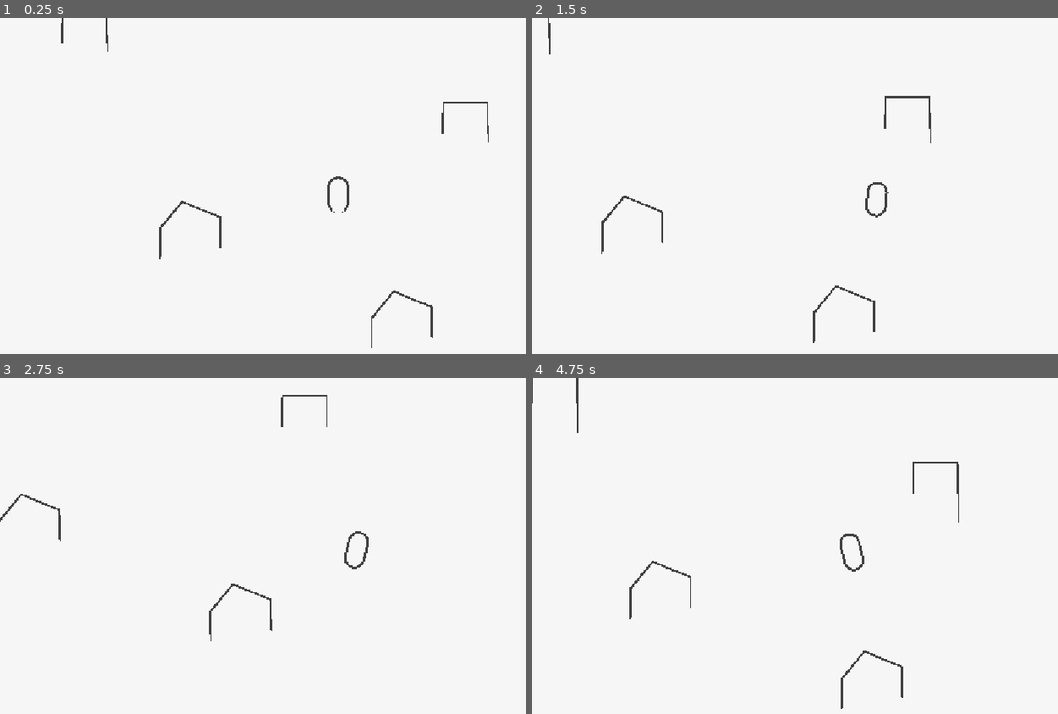
Above: before the commit, frames 1-4 (two rows, left to right).
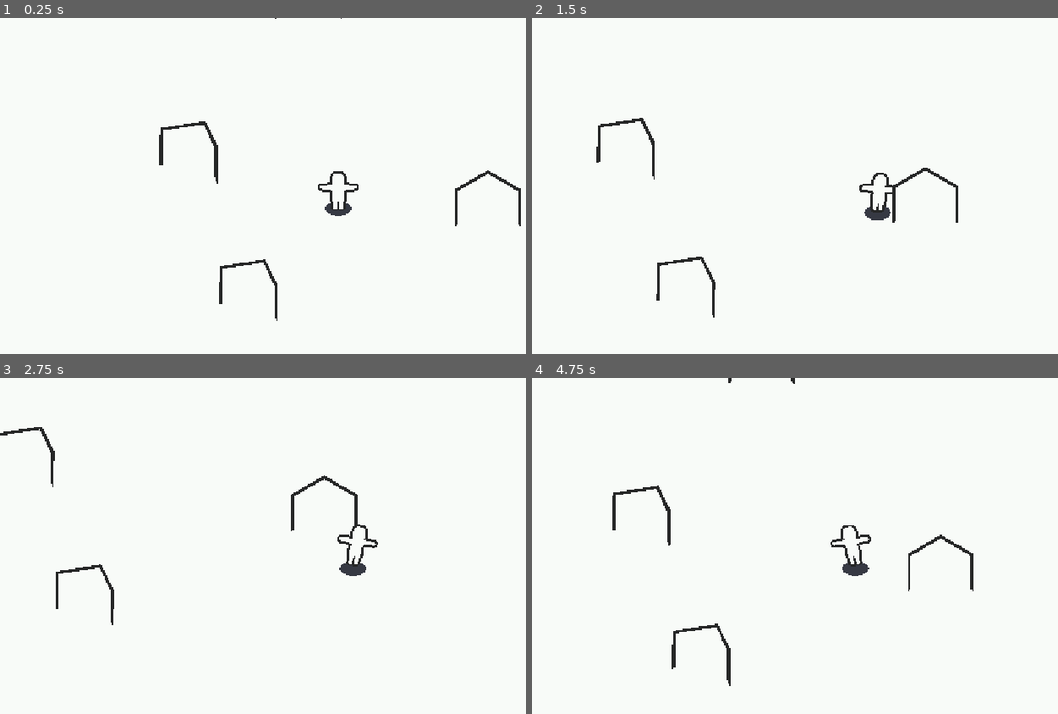
Above: after the commit, the same moments.

Repository: icehelmdev/poll-itical
Game: Godot game, scene res://scenes/main/main.tscn
Same seed, same stepped clock (60 frames per second), same inputs: the game is played once before the commit and once after it.
Inputs:
- Up to frame 1 (0.25 s): no input
- Up to frame 2 (1.5 s): tap Enter at 0.5 s; hold D (move_right) 0.53-1.28 s; hold S (move_back) from 1.28 s (still down)
- Up to frame 3 (2.75 s): release S (move_back) at 2.03 s; hold D (move_right) from 2.03 s (still down)
- Up to frame 4 (4.75 s): release D (move_right) at 2.78 s; hold W (move_forward) 2.78-3.53 s; hold A (move_left) from 3.53 s (still down)

The runs differ from the first frame. In frame 1, 1.6% of the frame differs, in the area x 11-100%, y 0-99%; in frame 2, 1.5%; in frame 3, 1.4%; in frame 4, 1.7%, in the area x 0-84%, y 0-99%.

Commit message:
changed the outline material

Diff:
--- a/materials/outline.tres
+++ /dev/null
@@ -1,10 +0,0 @@
-[gd_resource type="ShaderMaterial" load_steps=2 format=3]
-
-[ext_resource type="Shader" path="res://shaders/outline.gdshader" id="1_shader"]
-
-[resource]
-render_priority = 0
-shader = ExtResource("1_shader")
-shader_parameter/outline_color = Color(0.2117647, 0.2117647, 0.2117647, 1)
-shader_parameter/outline_width = 2.0
-shader_parameter/use_vertex_direction = false
--- a/materials/outline_hard_edges.tres
+++ b/materials/outline_hard_edges.tres
@@ -1,10 +1,10 @@
-[gd_resource type="ShaderMaterial" load_steps=2 format=3]
+[gd_resource type="ShaderMaterial" format=3 uid="uid://deqch0xaobfv0"]
 
-[ext_resource type="Shader" path="res://shaders/outline.gdshader" id="1_shader"]
+[ext_resource type="Shader" uid="uid://d0fqt7mm1pqjl" path="res://shaders/outline.gdshader" id="1_shader"]
 
 [resource]
 render_priority = 0
 shader = ExtResource("1_shader")
-shader_parameter/outline_color = Color(0.2117647, 0.2117647, 0.2117647, 1)
-shader_parameter/outline_width = 2.0
+shader_parameter/outline_color = Color(0.13333334, 0.13725491, 0.13725491, 1)
+shader_parameter/outline_width = 3.0000001425
 shader_parameter/use_vertex_direction = true
--- /dev/null
+++ b/materials/player_edge.tres
@@ -0,0 +1,10 @@
+[gd_resource type="StandardMaterial3D" format=3 uid="uid://cbcr20hwtgp0b"]
+
+[ext_resource type="Material" uid="uid://becs601i8j106" path="res://materials/player_silhouette_outline.tres" id="1_outline"]
+
+[resource]
+next_pass = ExtResource("1_outline")
+shading_mode = 0
+albedo_color = Color(0.9411765, 0.9647059, 0.9411765, 1)
+stencil_mode = 3
+stencil_flags = 2
--- /dev/null
+++ b/materials/player_silhouette_outline.tres
@@ -0,0 +1,10 @@
+[gd_resource type="ShaderMaterial" format=3 uid="uid://becs601i8j106"]
+
+[ext_resource type="Shader" uid="uid://bn653vlw12y4k" path="res://shaders/outline_silhouette.gdshader" id="1_shader"]
+
+[resource]
+render_priority = 0
+shader = ExtResource("1_shader")
+shader_parameter/outline_color = Color(0.13333334, 0.13725491, 0.13725491, 1)
+shader_parameter/outline_width = 2.000000095
+shader_parameter/use_vertex_direction = false
--- a/materials/unlit_outlined.tres
+++ b/materials/unlit_outlined.tres
@@ -1,8 +1,6 @@
-[gd_resource type="StandardMaterial3D" load_steps=2 format=3]
-
-[ext_resource type="Material" path="res://materials/outline.tres" id="1_outline"]
+[gd_resource type="StandardMaterial3D" format=3 uid="uid://dkwgfpnjqnjsb"]
 
 [resource]
-next_pass = ExtResource("1_outline")
 shading_mode = 0
-albedo_color = Color(0.9254902, 0.9254902, 0.9254902, 1)
+albedo_color = Color(0.9411765, 0.9647059, 0.9411765, 1)
+billboard_mode = 1
--- a/materials/unlit_outlined_hard_edges.tres
+++ b/materials/unlit_outlined_hard_edges.tres
@@ -1,8 +1,8 @@
-[gd_resource type="StandardMaterial3D" load_steps=2 format=3]
+[gd_resource type="StandardMaterial3D" format=3 uid="uid://bjnq17rkr1nu0"]
 
-[ext_resource type="Material" path="res://materials/outline_hard_edges.tres" id="1_outline"]
+[ext_resource type="Material" uid="uid://deqch0xaobfv0" path="res://materials/outline_hard_edges.tres" id="1_outline"]
 
 [resource]
 next_pass = ExtResource("1_outline")
 shading_mode = 0
-albedo_color = Color(0.9254902, 0.9254902, 0.9254902, 1)
+albedo_color = Color(0.9411765, 0.9647059, 0.9411765, 1)
--- a/scenes/main/main.tscn
+++ b/scenes/main/main.tscn
@@ -98,4 +98,4 @@
 far = 200.0
 script = ExtResource("2_camera")
 target = NodePath("../Player")
-follow_offset = Vector3(0, 15, 15)
+follow_offset = Vector3(10, 10, 10)
--- a/scenes/player/player.tscn
+++ b/scenes/player/player.tscn
@@ -2,7 +2,8 @@
 
 [ext_resource type="Script" uid="uid://k0ol8c60fark" path="res://scenes/player/player.gd" id="1_player"]
 [ext_resource type="Script" uid="uid://bac85smq8biic" path="res://scenes/player/player_visual.gd" id="2_visual"]
-[ext_resource type="Material" path="res://materials/unlit_outlined.tres" id="3_material"]
+[ext_resource type="PackedScene" uid="uid://cxa723lt1r1ji" path="res://meshes/SK_Character.glb" id="3_lvxji"]
+[ext_resource type="Material" uid="uid://dkwgfpnjqnjsb" path="res://materials/unlit_outlined.tres" id="3_material"]
 
 [sub_resource type="CapsuleShape3D" id="CapsuleShape3D_player"]
 radius = 0.4
@@ -13,6 +14,16 @@
 radius = 0.4
 height = 1.8
 
+[sub_resource type="StandardMaterial3D" id="StandardMaterial3D_wf3wp"]
+shading_mode = 0
+albedo_color = Color(0.18039216, 0.1882353, 0.21568628, 1)
+
+[sub_resource type="CylinderMesh" id="CylinderMesh_r3d6m"]
+material = SubResource("StandardMaterial3D_wf3wp")
+top_radius = 0.6166992
+bottom_radius = 0.6166992
+height = 0.015380859
+
 [node name="Player" type="CharacterBody3D" unique_id=719344599]
 script = ExtResource("1_player")
 
@@ -20,10 +31,19 @@
 transform = Transform3D(1, 0, 0, 0, 1, 0, 0, 0, 1, 0, 0.9, 0)
 shape = SubResource("CapsuleShape3D_player")
 
-[node name="Visual" type="Node3D" parent="." unique_id=336460453 node_paths=PackedStringArray("body")]
+[node name="Visual" type="Node3D" parent="." unique_id=336460453 node_paths=PackedStringArray("body", "face_camera_target")]
 script = ExtResource("2_visual")
 body = NodePath("..")
+face_camera_target = NodePath("SK_Character")
+
+[node name="SK_Character" parent="Visual" unique_id=1489781032 instance=ExtResource("3_lvxji")]
+transform = Transform3D(1.5, 0, 0, 0, 1.5, 0, 0, 0, 1.5, 0, 0, 0)
 
 [node name="MeshInstance3D" type="MeshInstance3D" parent="Visual" unique_id=2123079795]
 transform = Transform3D(1, 0, 0, 0, 1, 0, 0, 0, 1, 0, 0.9, 0)
+visible = false
 mesh = SubResource("CapsuleMesh_player")
+
+[node name="Shadow" type="MeshInstance3D" parent="." unique_id=2077139349]
+transform = Transform3D(1, 0, 0, 0, 1, 0, 0, 0, 1, 0, -0.0020678043, 0)
+mesh = SubResource("CylinderMesh_r3d6m")
--- a/scenes/player/player_visual.gd
+++ b/scenes/player/player_visual.gd
@@ -5,6 +5,12 @@
 ## Place this node at the character's feet so scaling squishes toward the ground.
 
 @export var body: Player
+## Child mesh that is turned (around Y only) to always face the camera.
+## Rotating the mesh node itself keeps the outline's next_pass working,
+## unlike a material billboard mode.
+@export var face_camera_target: Node3D
+## Extra yaw if the model's front isn't +Z.
+@export_range(-180.0, 180.0, 1.0, "degrees") var face_camera_yaw_offset: float = 0.0
 
 @export_group("Hop")
 ## Hops per second at full speed.
@@ -56,6 +62,23 @@
 	scale = Vector3(width, _scale_y, width)
 
 
+func _process(_delta: float) -> void:
+	_face_camera()
+
+
+func _face_camera() -> void:
+	if face_camera_target == null:
+		return
+	var camera := get_viewport().get_camera_3d()
+	if camera == null:
+		return
+	# Match the camera's yaw so the model's front (+Z) points back at the screen.
+	# Applied on the child so the lean on this node stays in world space.
+	var yaw := camera.global_rotation.y + deg_to_rad(face_camera_yaw_offset)
+	# The player body never yaws, so local yaw == world yaw here.
+	face_camera_target.rotation = Vector3(0.0, yaw, 0.0)
+
+
 func _update_start_stop(is_moving: bool) -> void:
 	if is_moving and not _was_moving:
 		_scale_velocity -= start_squash
--- /dev/null
+++ b/shaders/outline_silhouette.gdshader
@@ -0,0 +1,34 @@
+// Silhouette-only outline: an expanded hull that is masked by the stencil
+// buffer, so it only shows *outside* the character (no inner/crease lines).
+// Use as the `next_pass` of a material that writes stencil value 1
+// (see materials/player_edge.tres).
+shader_type spatial;
+// Writing ALPHA puts this in the transparent pass, which runs after the
+// opaque character has filled the stencil buffer.
+render_mode unshaded, cull_disabled, depth_draw_never, shadows_disabled;
+stencil_mode read, compare_not_equal, 1;
+
+uniform vec4 outline_color : source_color = vec4(0.0, 0.0, 0.0, 1.0);
+// Outline thickness in screen pixels.
+uniform float outline_width : hint_range(0.0, 20.0) = 4.0;
+// Extrude along the direction from the mesh origin instead of the vertex normal.
+// Avoids gaps at the corners of flat-shaded / hard-edged meshes.
+uniform bool use_vertex_direction = false;
+
+void vertex() {
+	vec4 clip_position = PROJECTION_MATRIX * (MODELVIEW_MATRIX * vec4(VERTEX, 1.0));
+	vec3 extrude_direction = use_vertex_direction ? VERTEX : NORMAL;
+	vec2 clip_direction = (PROJECTION_MATRIX * vec4(mat3(MODELVIEW_MATRIX) * extrude_direction, 0.0)).xy;
+
+	vec2 pixel_direction = clip_direction * VIEWPORT_SIZE;
+	if (dot(pixel_direction, pixel_direction) > 0.000001) {
+		pixel_direction = normalize(pixel_direction);
+		clip_position.xy += pixel_direction * outline_width * 2.0 / VIEWPORT_SIZE * clip_position.w;
+	}
+	POSITION = clip_position;
+}
+
+void fragment() {
+	ALBEDO = outline_color.rgb;
+	ALPHA = outline_color.a;
+}
Binary file added: meshes/SK_Character.glb
Not shown, added: meshes/SK_Character.glb.import
Not shown: 1 places in scenes/main/main.tscn that only renumber resources
Not shown, added: shaders/outline_silhouette.gdshader.uid
